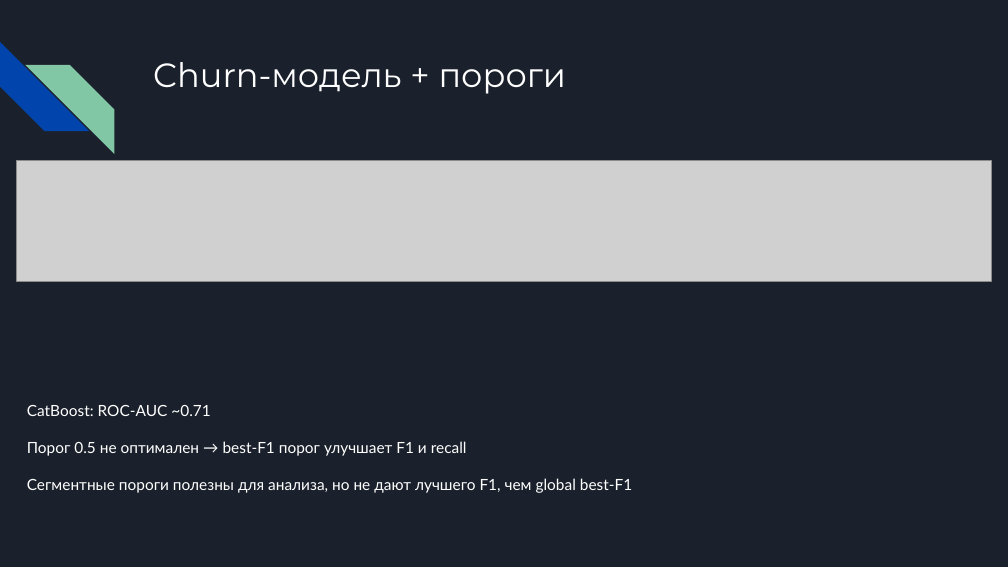
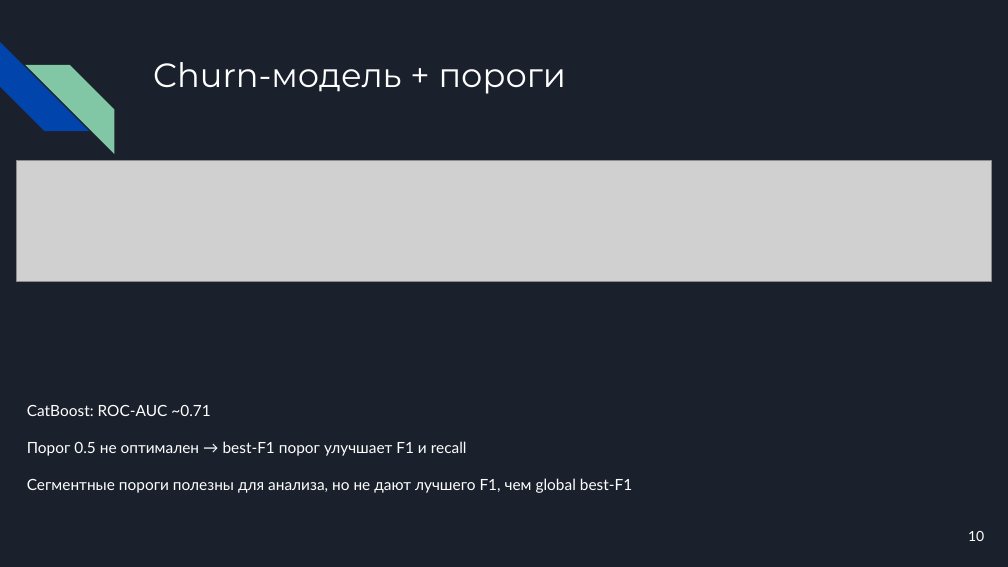
Before and after one commit to FedeVas/mobile-app-churn-analysis, a slide deck: slide 10 of presentation/Анализ проекта.pptx. Drawn at 1008x567 pixels with LibreOffice and Linux fonts; fonts in the diff are those of the drawing; grey boxes stand for pictures. Boxes give left, top, right and bottom in pixels: in the first picture for what was removed or moved away, otherwise in the second. Text is boxed around its words. In the diff, an @@ line names an element or a change of style, - is before the commit and + after.

```diff
--- a/presentation/Анализ проекта.pptx
+++ b/presentation/Анализ проекта.pptx
@@ page number added at <box>968,531,984,541</box>, 10 pt, text #FFFFFF @@
+10
```
Also in this commit, not shown: 10 other slides changed, 1 slide added, 1 slide removed.
